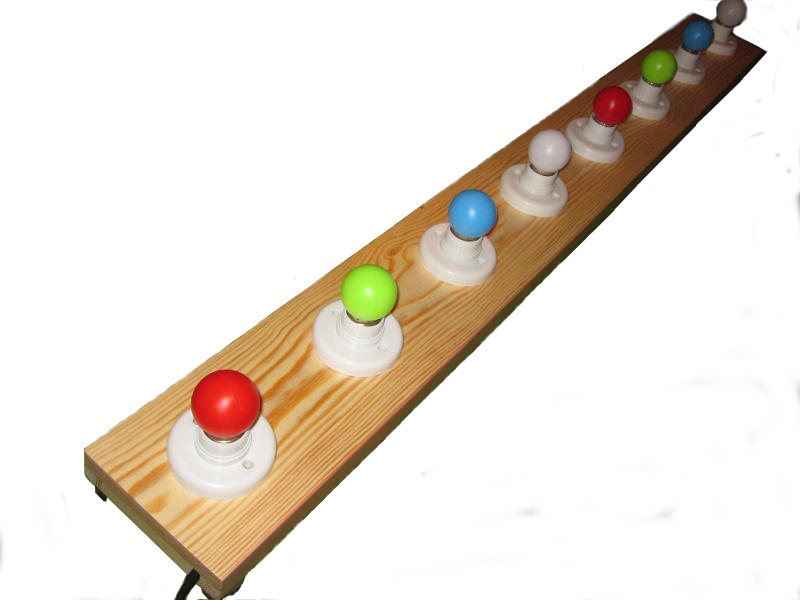
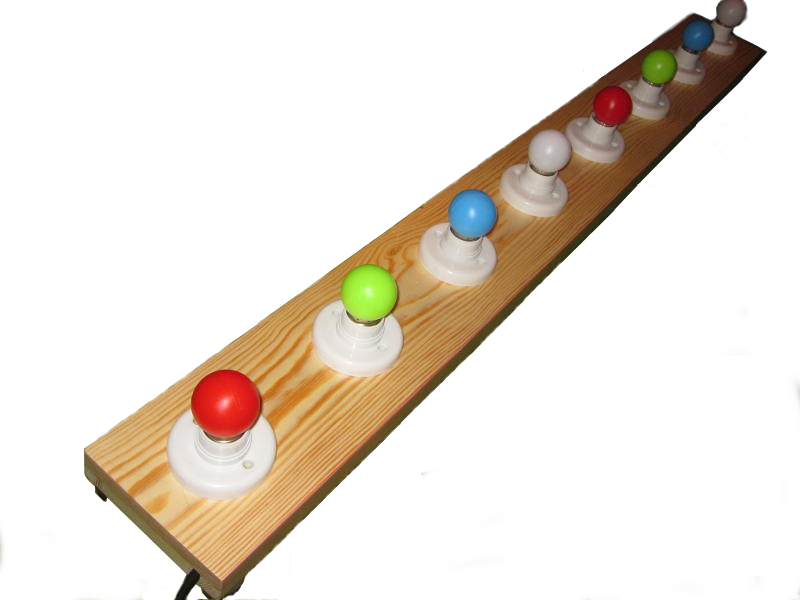
Layers edited between the first and the second 800px x 600px image:
painted on "Pasted Layer copy" over (41, 0, 800, 576)
added layer "Layer" over (41, 0, 800, 576)
